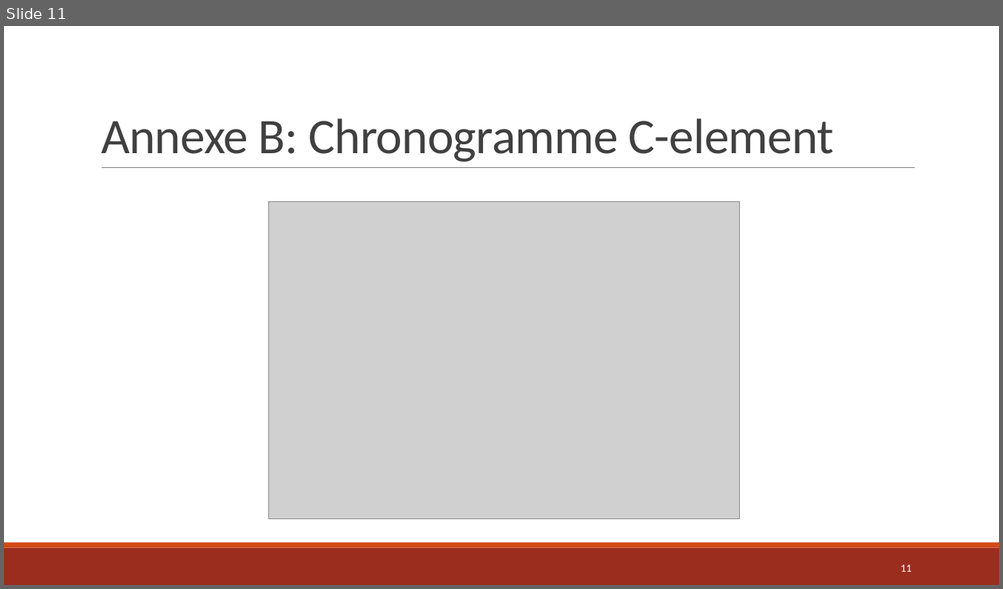
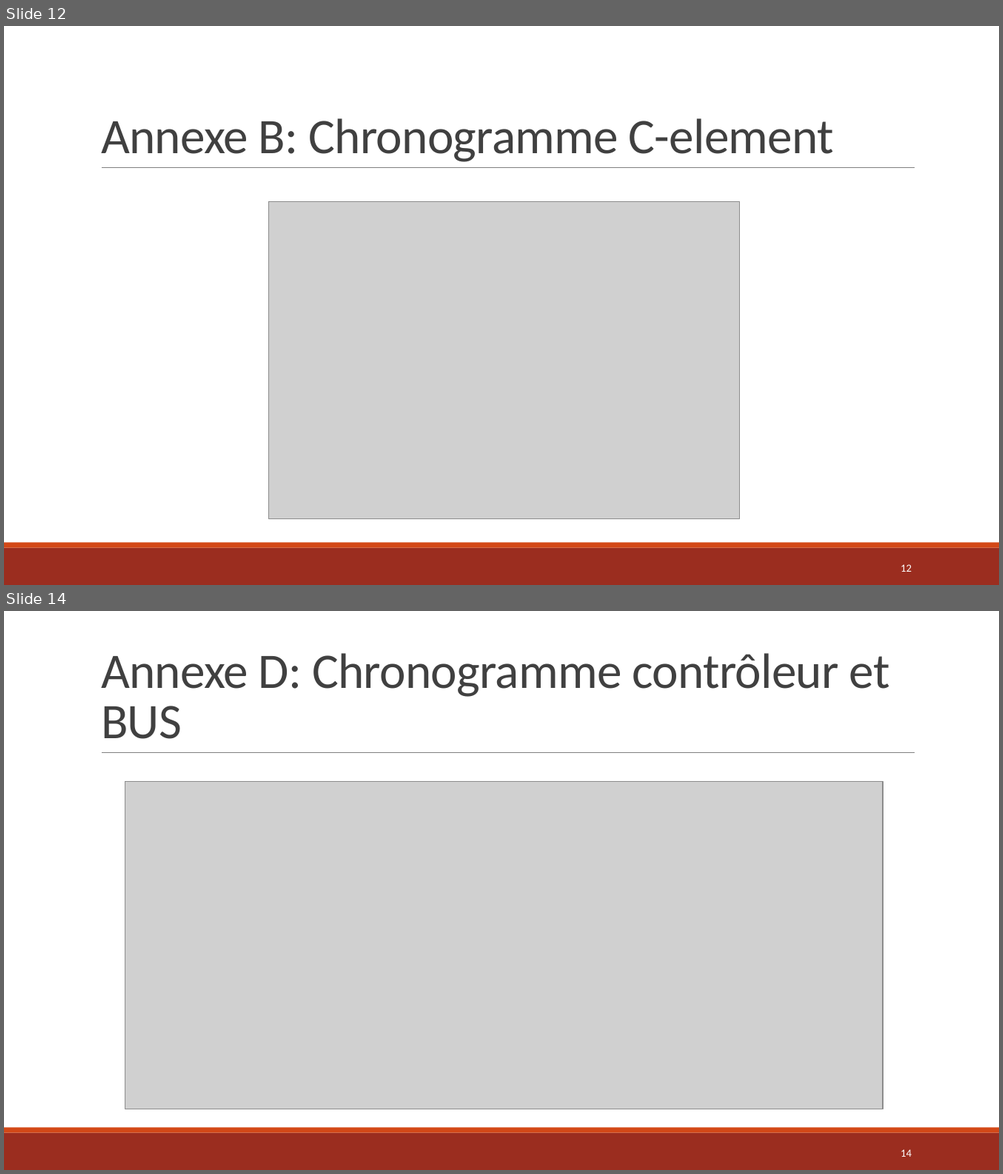
Before and after one commit to XavRobo/IbexAsynchrone, a slide deck: Release/CR/Presentation/ASModee.pptx. Shown one above the other, each under a label of ours: slide 11 before the commit, slides 12 and 14 after it; the slides between them are not shown. The pictures are 1003x589 and 1003x1174 pixels, drawn with LibreOffice and Linux fonts; fonts in the diff are those of the drawing; grey boxes stand for pictures. Boxes give left, top, right and bottom in pixels: in the first picture for what was removed or moved away, otherwise in the second. Text is boxed around its words. In the diff, an @@ line names an element or a change of style, - is before the commit and + after.

```diff
--- a/Release/CR/Presentation/ASModee.pptx
+++ b/Release/CR/Presentation/ASModee.pptx
@@ slide 14 added at bbox=[4, 611, 999, 1170], background #FFFFFF; not listed: 3 template elements that a slide beside it also shows @@
@@ title added at bbox=[101, 653, 890, 739], 48 pt, text #404040 @@
+Annexe D: Chronogramme contrôleur et BUS
@@ picture added at bbox=[125, 781, 882, 1110] @@
@@ page number added at bbox=[900, 1150, 911, 1157], 10.5 pt, text #FFFFFF @@
+14
@@ what was slide 11 is now slide 12 @@
@@ page number at bbox=[900, 565, 911, 572]: text changed @@
-11
+12
```
Also in this commit, not shown: 2 slides changed, 3 other slides added, 1 slide removed, 23 other files.
